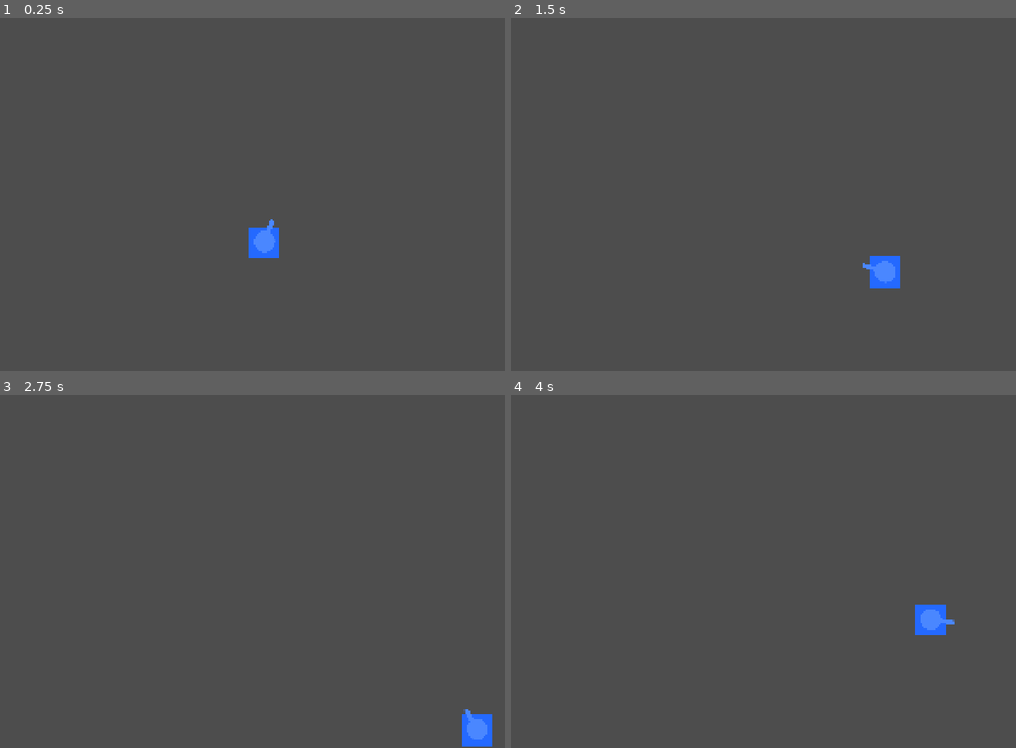
Above: before the commit, frames 1-4 (two rows, left to right).
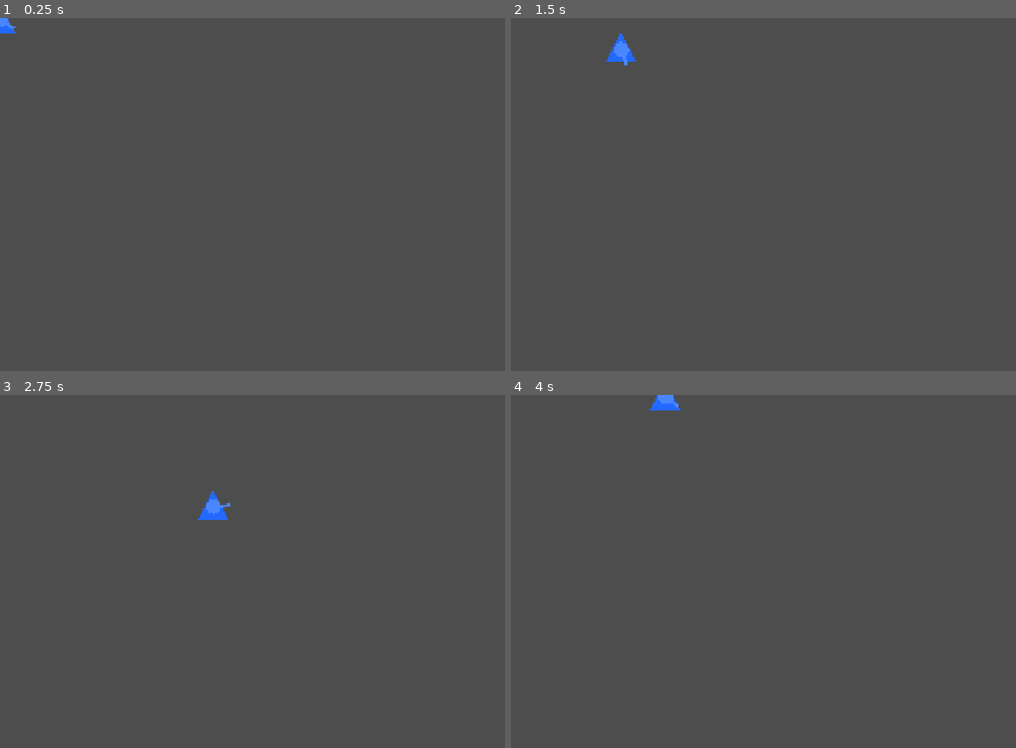
Above: after the commit, the same moments.

Repository: codez951/emerald-pancake
Game: Godot game, scene res://scenes/player_controller.tscn
Same seed, same stepped clock (60 frames per second), same inputs: the game is played once before the commit and once after it. The project has no main scene, so this scene is started directly.
Inputs (mouse positions are in pixels of both pictures, inside the frame that each line leads up to):
- Up to frame 1 (0.25 s): no input
- Up to frame 2 (1.5 s): tap Enter at 0.5 s; move the mouse to (920, 176) at 0.52 s; hold D (character_right) 0.53-1.28 s; click (920, 176) at 0.6 s; move the mouse to (682, 212) at 1.27 s; hold S (character_down) from 1.28 s (still down); click (682, 212) at 1.35 s
- Up to frame 3 (2.75 s): move the mouse to (338, 493) at 2.02 s; release S (character_down) at 2.03 s; hold D (character_right) from 2.03 s (still down); click (338, 493) at 2.1 s
- Up to frame 4 (4 s): move the mouse to (763, 642) at 2.77 s; release D (character_right) at 2.78 s; hold W (character_up) 2.78-3.53 s; click (763, 642) at 2.85 s; move the mouse to (965, 624) at 3.52 s; hold A (character_left) from 3.53 s (still down); click (965, 624) at 3.6 s

The runs differ from the first frame. In frame 1, 0.6% of the frame differs, in the area x 0-56%, y 0-68%; in frame 2, 0.8%; in frame 3, 0.8%, in the area x 39-98%, y 27-100%; in frame 4, 0.8%.

Commit message:
Add bullet.tscn and Fix Transformation issues

Diff:
--- /dev/null
+++ b/scenes/bullet.tscn
@@ -0,0 +1,18 @@
+[gd_scene format=3 uid="uid://d2jefwweoc4t5"]
+
+[ext_resource type="Texture2D" uid="uid://g3ad6t4tigau" path="res://assets/textures/blue_bullet_1.png" id="1_mkf8s"]
+
+[sub_resource type="CircleShape2D" id="CircleShape2D_mkf8s"]
+radius = 21.023796
+
+[node name="Bullet" type="Area2D" unique_id=1307016458]
+metadata/_edit_group_ = true
+
+[node name="Sprite2D" type="Sprite2D" parent="." unique_id=2111933498]
+position = Vector2(-1.5258789e-05, 0.99998474)
+scale = Vector2(0.21568649, 0.20588252)
+texture = ExtResource("1_mkf8s")
+
+[node name="CollisionShape2D" type="CollisionShape2D" parent="." unique_id=160071691]
+position = Vector2(0, 1)
+shape = SubResource("CircleShape2D_mkf8s")
--- a/scenes/square.tscn
+++ b/scenes/square.tscn
@@ -8,7 +8,6 @@
 size = Vector2(66, 70)
 
 [node name="Square" type="CharacterBody2D" unique_id=2113902209]
-position = Vector2(899, 765)
 script = ExtResource("1_0thag")
 
 [node name="SquareBody" type="Sprite2D" parent="." unique_id=1320247973]
--- a/scenes/triangle.tscn
+++ b/scenes/triangle.tscn
@@ -5,7 +5,6 @@
 [ext_resource type="PackedScene" uid="uid://b3un88wpigo6n" path="res://scenes/turret.tscn" id="2_h7xi0"]
 
 [node name="Triangle" type="CharacterBody2D" unique_id=168054158]
-position = Vector2(894, 650)
 script = ExtResource("1_u1wel")
 metadata/_edit_group_ = true
 
--- a/scenes/turret.tscn
+++ b/scenes/turret.tscn
@@ -4,7 +4,6 @@
 [ext_resource type="Texture2D" uid="uid://d3pgxpyolhuwi" path="res://assets/textures/blue_tank_head.png" id="1_x3mc5"]
 
 [node name="Turret" type="Node2D" unique_id=373752317]
-position = Vector2(266, 227)
 script = ExtResource("1_el7wl")
 
 [node name="Sprite2D" type="Sprite2D" parent="." unique_id=1476250153]
--- a/scripts/player_controller.gd
+++ b/scripts/player_controller.gd
@@ -2,7 +2,7 @@
 
 
 var direction: Vector2 = Vector2.ZERO
-var player_form: String = "square"
+var player_form: String = "triangle"
 var player_shape: CharacterBody2D
 var triangle: PackedScene = preload("res://scenes/triangle.tscn")
 var square: PackedScene = preload("res://scenes/square.tscn")
--- a/scripts/turret.gd
+++ b/scripts/turret.gd
@@ -1,5 +1,8 @@
 extends Node2D
-
 
 func turret_aiming_direction(rotate_by):
 	rotation = rotate_by
+
+
+func fire():
+	var turret_head: Vector2 = $Marker2D.global_position
